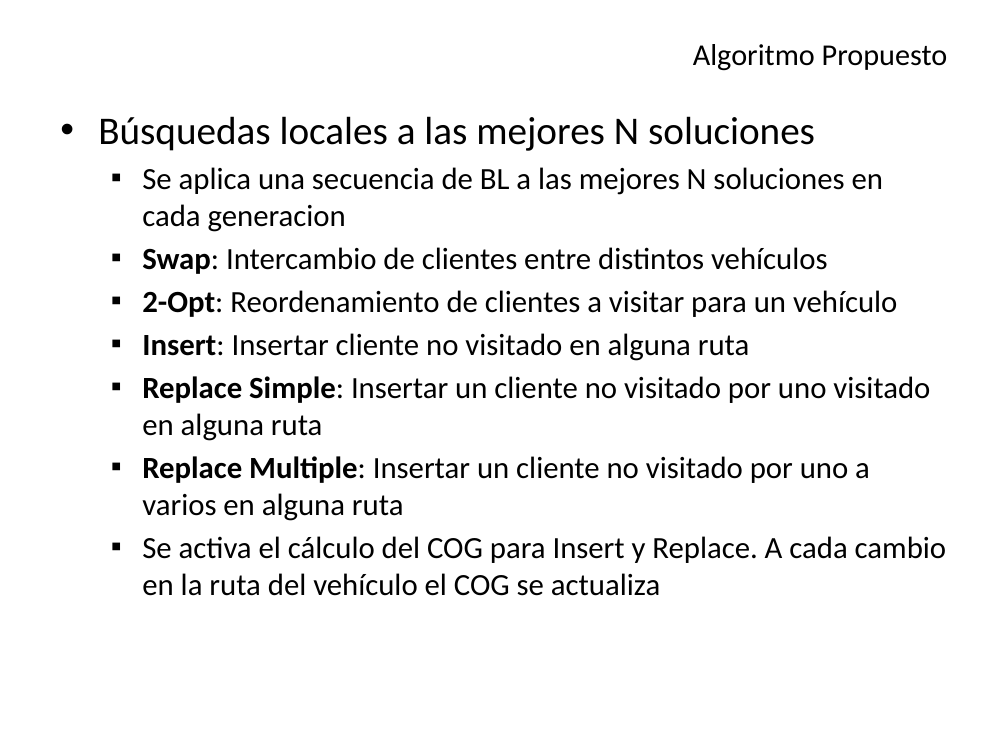
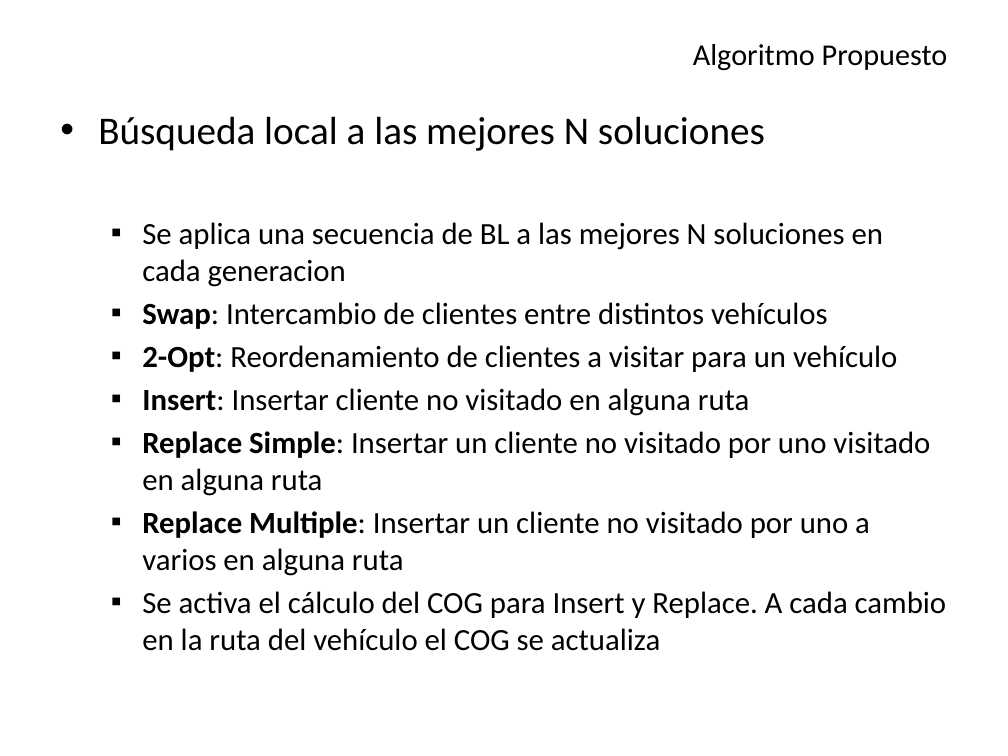
Before and after one commit to Aleitox/TopBrkga, a slide deck: slide 15 of TesisPaper/Defensa/Biased Random Key Genetic Algorithm.pptx. Drawn at 1008x756 pixels with LibreOffice and Linux fonts; fonts in the diff are those of the drawing. Boxes give left, top, right and bottom in pixels: in the first picture for what was removed or moved away, otherwise in the second. Text is boxed around its words. In the diff, an @@ line names an element or a change of style, - is before the commit and + after.

```diff
--- a/TesisPaper/Defensa/Biased Random Key Genetic Algorithm.pptx
+++ b/TesisPaper/Defensa/Biased Random Key Genetic Algorithm.pptx
@@ text at [98, 116, 765, 151]: text changed @@
-• Búsquedas locales a las mejores N soluciones
+• Búsqueda local a las mejores N soluciones
```
Also in this commit, not shown: 16 other slides changed, 31 other files.
